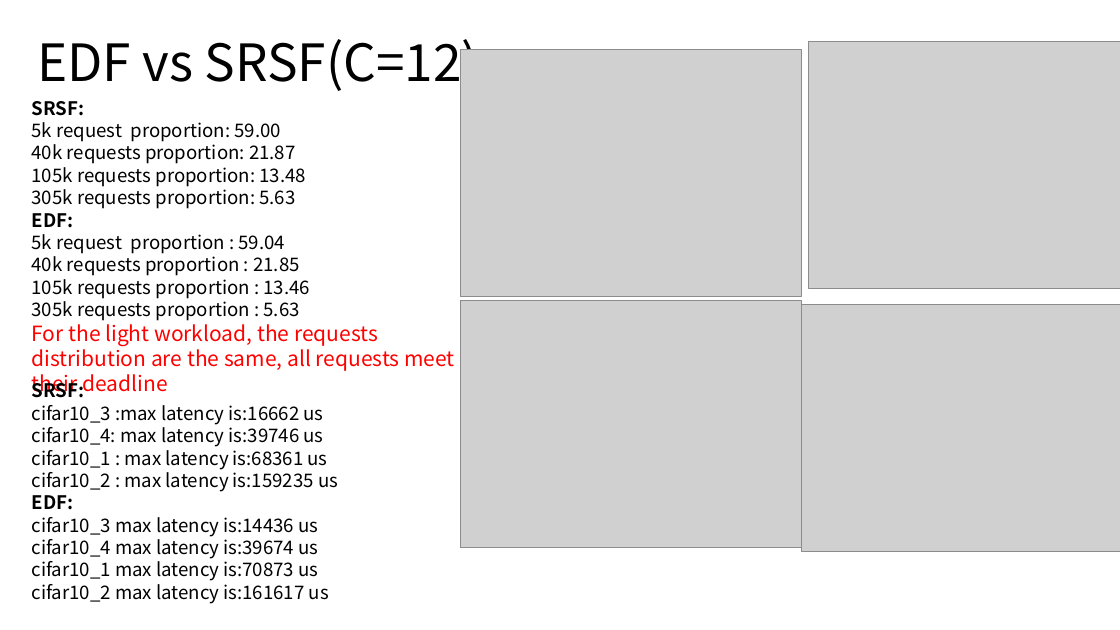
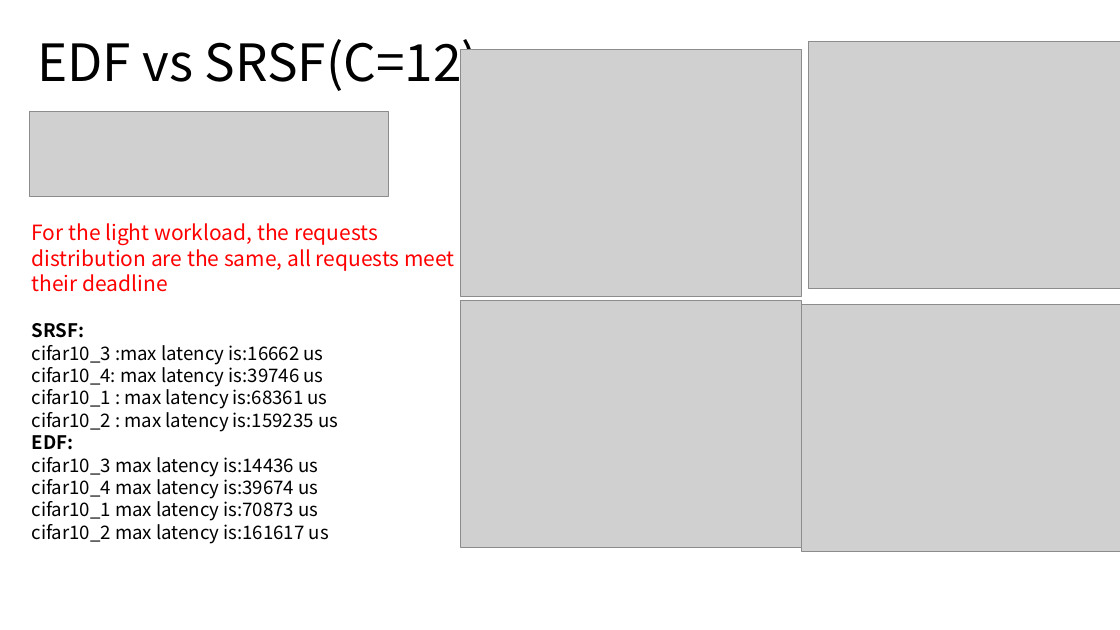
Before and after one commit to haiwanwang/WASM-, a slide deck: slide 3 of runtime/experiments/results_slides/Sledge Meeting_10_26_2021.pptx. Drawn at 1120x630 pixels with LibreOffice and Linux fonts; fonts in the diff are those of the drawing; grey boxes stand for pictures. Boxes give left, top, right and bottom in pixels: in the first picture for what was removed or moved away, otherwise in the second. Text is boxed around its words. In the diff, an @@ line names an element or a change of style, - is before the commit and + after.

Commit message:
upload slides
upload slides

```diff
--- a/runtime/experiments/results_slides/Sledge Meeting_10_26_2021.pptx
+++ b/runtime/experiments/results_slides/Sledge Meeting_10_26_2021.pptx
@@ picture added at <box>29,112,388,196</box> @@
@@ text at <box>32,101,311,321</box>: paragraphs removed @@
-SRSF:
-5k request proportion: 59.00
-40k requests proportion: 21.87
-105k requests proportion: 13.48
-305k requests proportion: 5.63
-EDF:
-5k request proportion : 59.04
-40k requests proportion : 21.85
-105k requests proportion : 13.46
-305k requests proportion : 5.63
@@ text "For the light workload, the ...": place and size @@
-text "For the light workload, the ..." at <box>32,101,454,371</box>
+text "For the light workload, the ..." at <box>32,223,454,292</box>
@@ text "SRSF:" rewrapped from <box>32,378,338,604</box> to <box>32,323,338,544</box> @@
```
Also in this commit, not shown: 1 other file.
